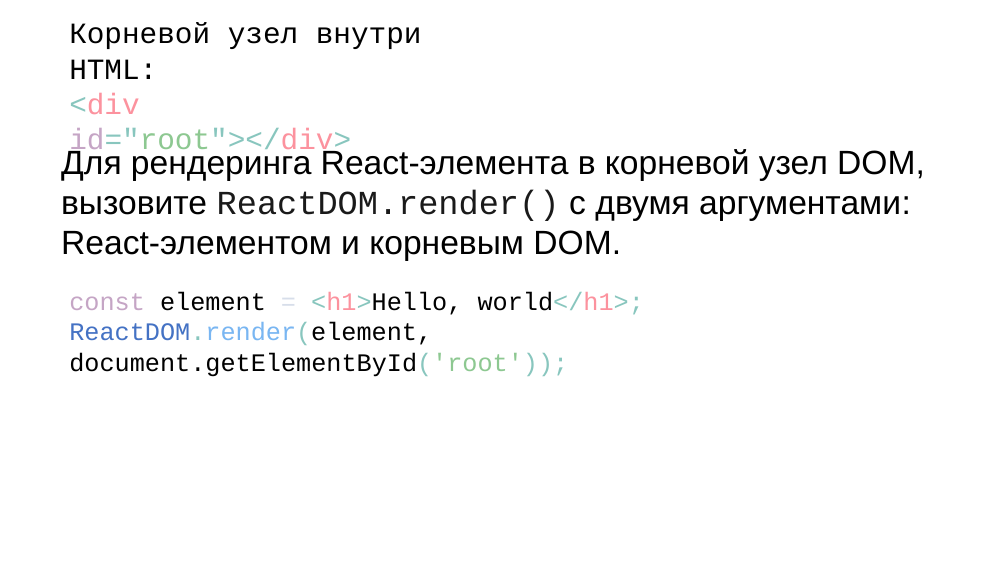
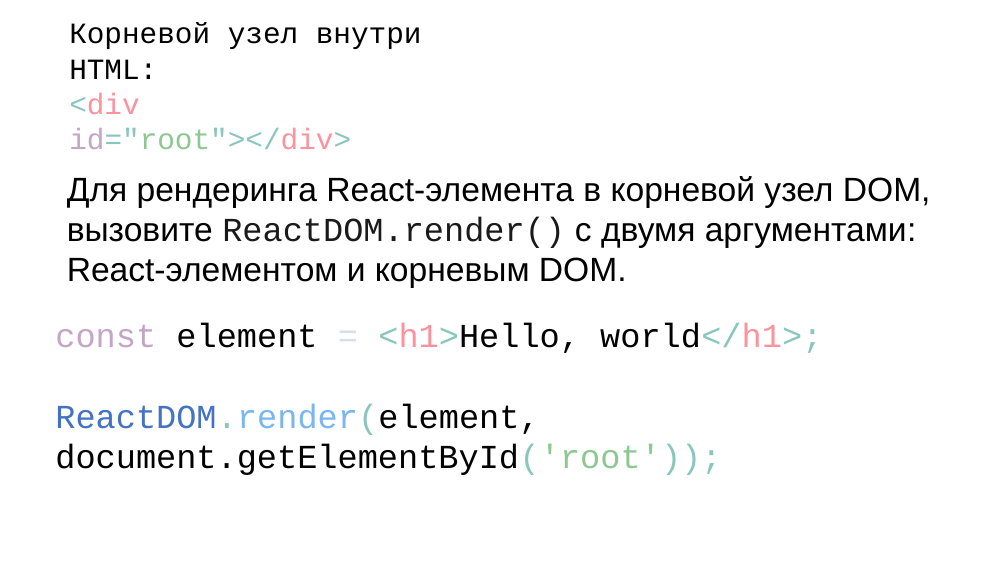
Before and after one commit to spiderpoul/react-redux-hooks, a slide deck: slide 11 of React.pptx (slide 2 before the commit). Drawn at 1008x567 pixels with LibreOffice and Linux fonts; fonts in the diff are those of the drawing. Boxes give left, top, right and bottom in pixels: in the first picture for what was removed or moved away, otherwise in the second. Text is boxed around its words. In the diff, an @@ line names an element or a change of style, - is before the commit and + after.

```diff
--- a/React.pptx
+++ b/React.pptx
@@ text "Для рендеринга React-элемента в корневой ..." moved from (x1=61, y1=147, x2=925, y2=261) to (x1=67, y1=176, x2=931, y2=288) @@
@@ text "const element = <h1>Hello, world</h1>;" moved from (x1=69, y1=292, x2=644, y2=377) to (x1=55, y1=323, x2=822, y2=475) @@
@@ text "const element = <h1>Hello, world</h1>;" at (x1=55, y1=323, x2=822, y2=475): size 24 to 32 pt @@
```
Also in this commit, not shown: 7 other slides changed, 3 slides added, 2 slides removed, 3 other files.
